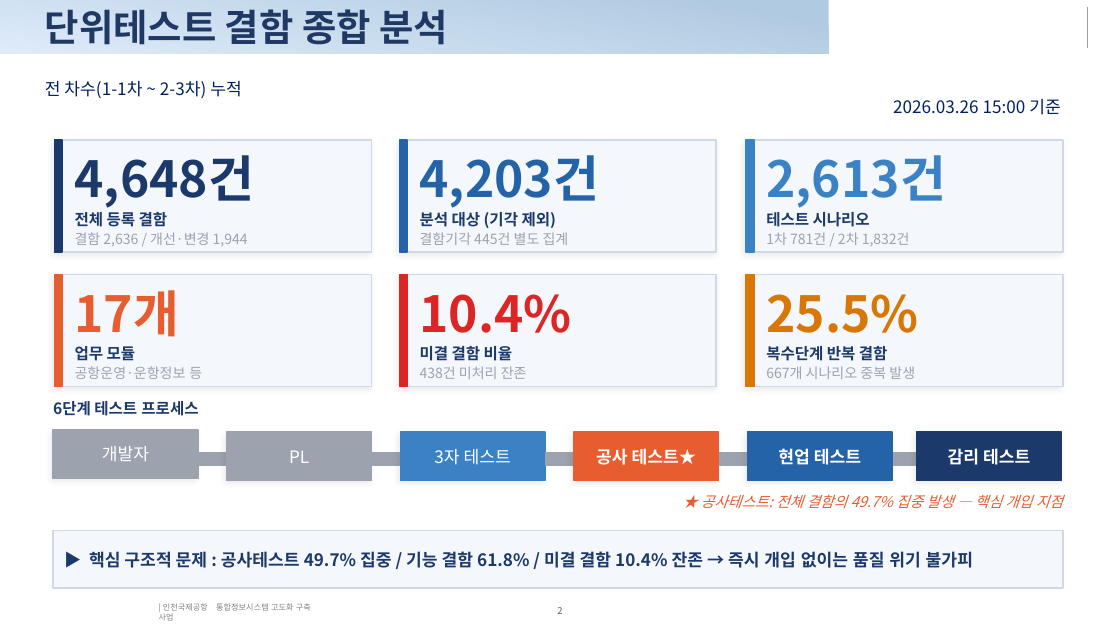
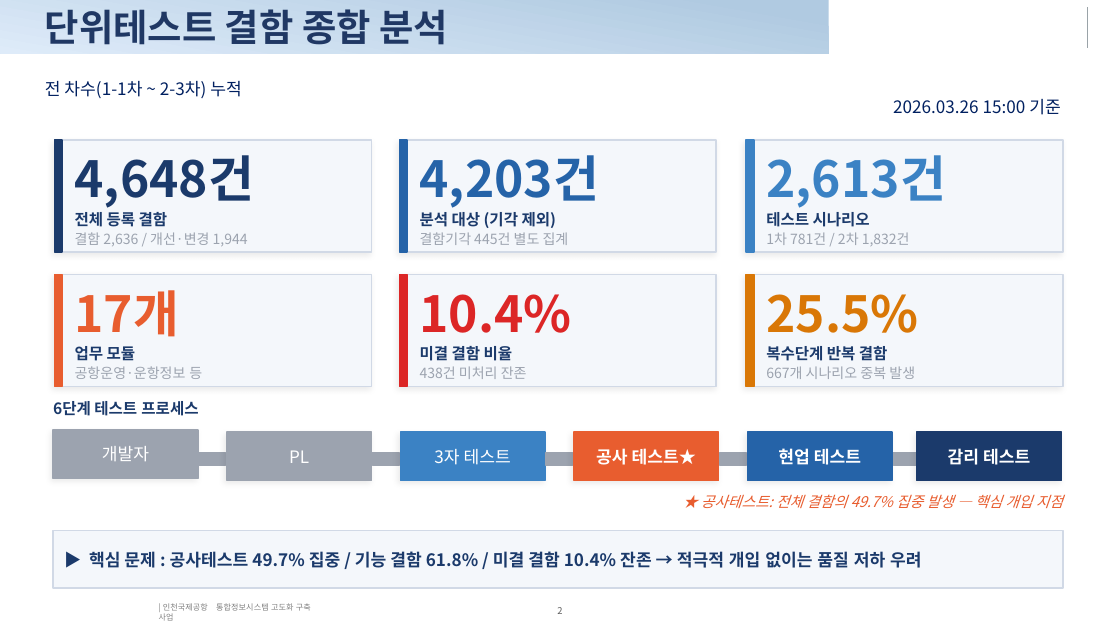
Before and after one commit to kechristal/iiac, a slide deck: slide 2 of 결함분석_종합보고서_최종.pptx. Drawn at 1120x630 pixels with LibreOffice and Linux fonts; fonts in the diff are those of the drawing; background and template pictures are left out. Boxes give left, top, right and bottom in pixels: in the first picture for what was removed or moved away, otherwise in the second. Text is boxed around its words. In the diff, an @@ line names an element or a change of style, - is before the commit and + after.

```diff
--- a/결함분석_종합보고서_최종.pptx
+++ b/결함분석_종합보고서_최종.pptx
@@ text in rectangle at bbox=[89, 551, 922, 568]: text changed @@
-▶ 핵심 구조적 문제 : 공사테스트 49.7% 집중 / 기능 결함 61.8% / 미결 결함 10.4% 잔존 → 즉시 개입 없이는 품질 위기 불가피
+▶ 핵심 문제 : 공사테스트 49.7% 집중 / 기능 결함 61.8% / 미결 결함 10.4% 잔존 → 적극적 개입 없이는 품질 저하 우려
```
Also in this commit, not shown: 15 other slides changed, 1 other file.
